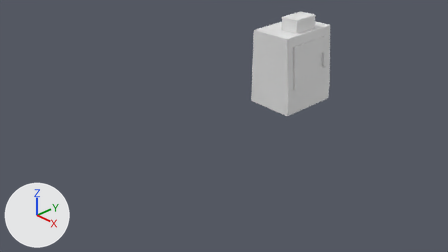
Before and after pictures for a commit that changed the Blender file BlenderModels/GasStation/Props/IceMachine.blend.
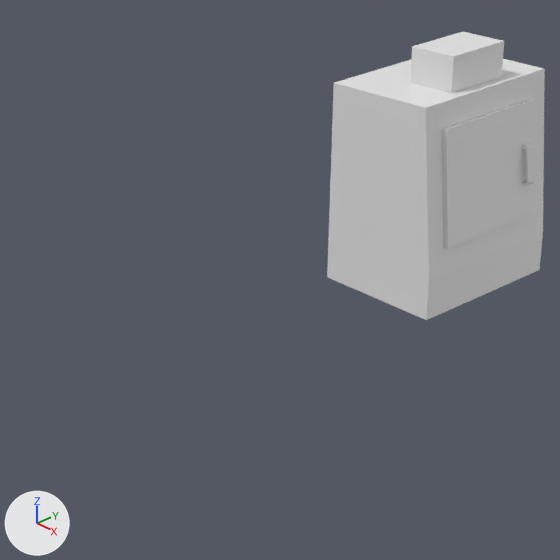
Each version appears first from the file's camera 'Camera', and next in a close-up on the part from 30% to 75% of the width and 0% to 81% of the height. The lights are fixed; the arrows at lower left show +X, +Y and +Z. The first two pictures are the older version. Materials are left out; every surface is plain grey.

The scene before the commit, as lines of its bpy script (objects in view):
```python
me_cube_001 = bpy.data.meshes.new('Cube.001')
me_cube_001.from_pydata(...)  # 72 vertices, 66 faces; spans x -1.06..0.49, y -0.86..0.7, z 0.0..1.71
# faces by material slot: [34, 32]
me_cube_001.materials.append(None)
me_cube_001.materials.append(mat_material)
ob_2 = bpy.data.objects.new('2', me_cube_001)
ob_2.location = (0.371, 1.7, 0.005)
ob_2.scale = (0.643, 0.781, 1.0)
```
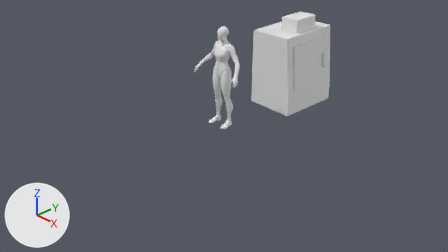
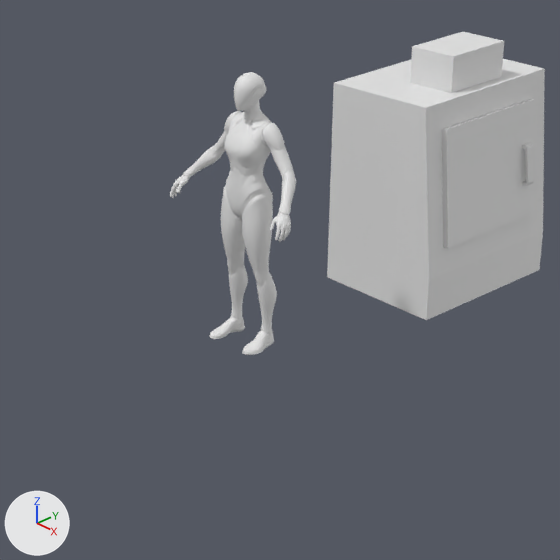
Location of each change, [x1, y1, x2, y2] in pixels of the close-ups (560 x 560 px):
'SKM_Quinn_LOD0', added
    after: [170, 72, 296, 355]

The change in detail:
Mesh me_skm_quinn_lod0 is new.
It has 46039 vertices, 87280 faces and spans x -52.0..52.0, y -25.0..11.0, z 0.0..180.0.
Object 'SKM_Quinn_LOD0' (ob_skm_quinn_lod0) is new; it shows me_skm_quinn_lod0.
Its location is (0.0, 0.0, 0.0).
Its scale is (0.01, 0.01, 0.01).
